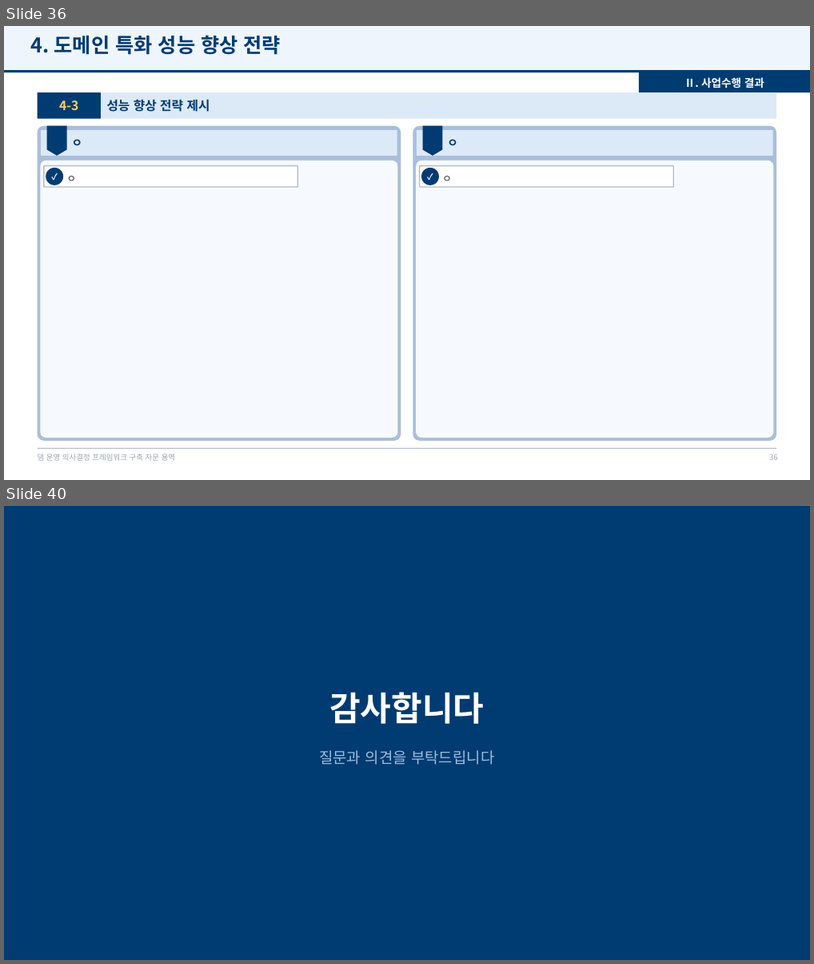
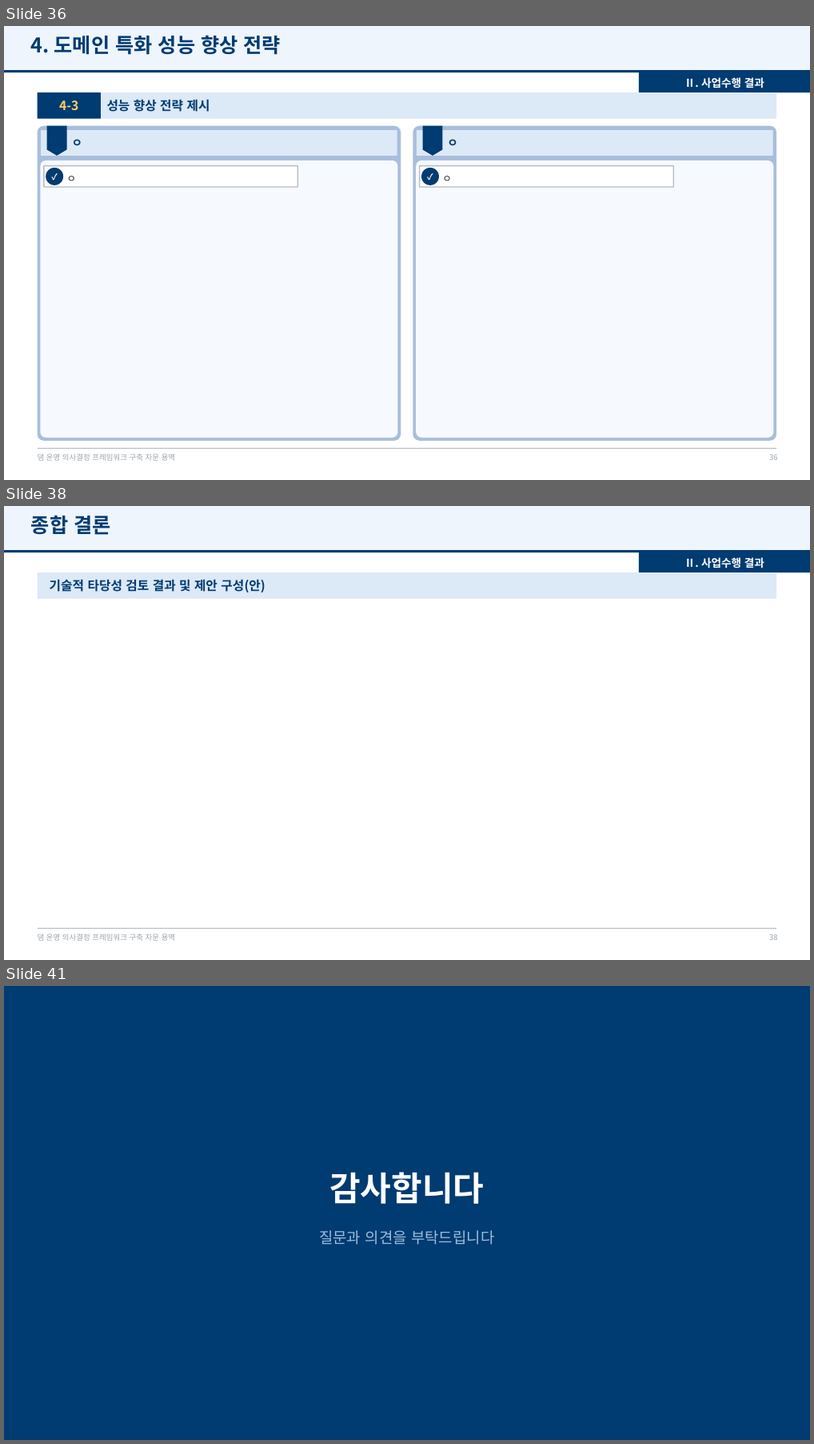
Before and after one commit to mkm1119/KGRAG-LLM, a slide deck: project_khnp/2026.12.09_최종보고회_발표자료_템플릿.pptx. Shown one above the other, each under a label of ours: slides 36 and 40 before the commit, slides 36, 38 and 41 after it; the slides between them are not shown. The pictures are 814x964 and 814x1444 pixels, drawn with LibreOffice and Linux fonts; fonts in the diff are those of the drawing; background and template pictures are left out. Boxes give left, top, right and bottom in pixels: in the first picture for what was removed or moved away, otherwise in the second. Text is boxed around its words. In the diff, an @@ line names an element or a change of style, - is before the commit and + after.

```diff
--- a/project_khnp/2026.12.09_최종보고회_발표자료_템플릿.pptx
+++ b/project_khnp/2026.12.09_최종보고회_발표자료_템플릿.pptx
@@ slide 38 added at (x1=4, y1=506, x2=810, y2=960), background #FFFFFF; not listed: 4 template elements that a slide beside it also shows @@
@@ text added at (x1=31, y1=515, x2=110, y2=535), 24 pt, text #003B71, bold @@
+종합 결론
@@ rectangle added at (x1=639, y1=552, x2=810, y2=572), fill #003B71 @@
@@ rounded rectangle added at (x1=38, y1=572, x2=777, y2=599), fill #DCE9F7 @@
@@ text added at (x1=685, y1=557, x2=765, y2=568), 13 pt, text #FFFFFF, bold @@
+Ⅱ. 사업수행 결과
@@ text added at (x1=50, y1=579, x2=266, y2=592), 15 pt, text #003B71, bold @@
+기술적 타당성 검토 결과 및 제안 구성(안)
@@ page number added at (x1=770, y1=934, x2=778, y2=940), 9 pt, text #9AA5B1 @@
+38
@@ what was slide 40 is now slide 41 @@
```
Also in this commit, not shown: 11 slides changed, 1 other file.
